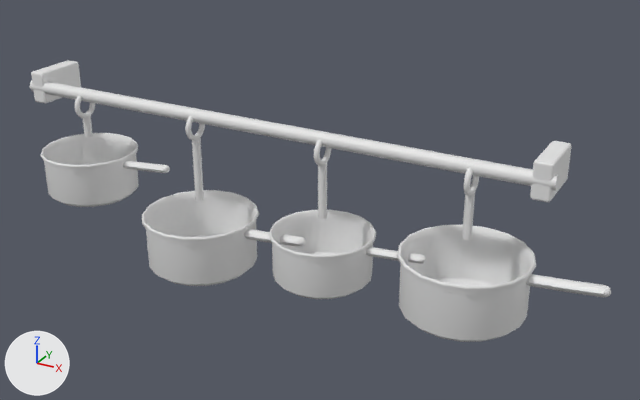
Renders of the glTF model src/assets/models/furniture/hangingPots.glb from each side of a commit.
Before and after are seen from a camera (50 mm lens) standing at (0.763, -1.249, 0.988) and looking at (0.102, -0.047, 0.387). Arrows for +X, +Y and +Z are at lower left; the lights stay in place. The first picture is the older version. Materials are left out; every surface is plain grey. Where no turn or scale is listed for an object, it has been applied to the vertices.

Before the edit, the objects in view are built like this:
```python
me_mesh_0 = bpy.data.meshes.new('Mesh_0')
me_mesh_0.from_pydata(...)  # 894 vertices, 1776 faces; spans x -0.5..0.5, y -0.105..0.01, z -0.085..-0.01
me_mesh_0.materials.append(mat_mat_iron_ffffff)
me_mesh_1 = bpy.data.meshes.new('Mesh_1')
me_mesh_1.from_pydata(...)  # 1168 vertices, 2096 faces; spans x -0.464..0.594, y -0.186..0.026, z -0.327..-0.08
me_mesh_1.materials.append(mat_mat_copper_ffffff)
ob_mesh_0 = bpy.data.objects.new('Mesh_0', me_mesh_0)
ob_mesh_0.location = (0.0, 0.0, 0.55)
ob_mesh_1 = bpy.data.objects.new('Mesh_1', me_mesh_1)
ob_mesh_1.location = (0.0, 0.0, 0.55)
```
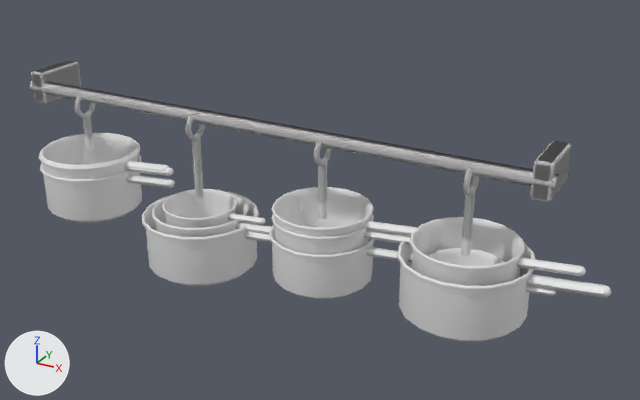
Where the newer file only moved an object's origin or applied its transform, the numbers keep the older frame.

The edits, one by one:
Mesh me_mesh_5 is new.
It has 1168 vertices, 2096 faces and spans x -0.468..0.555, y -0.174..0.014, z 0.28..0.47.
Mesh me_mesh_3 is new.
It has 584 vertices, 1048 faces and spans x -0.468..0.516, y -0.175..0.015, z 0.276..0.47.
Mesh me_mesh_2 is new.
It has 1478 vertices, 2824 faces and spans x -0.5..0.5, y -0.167..0.01, z 0.25..0.54.
Object 'Mesh_5' (ob_mesh_5) is new; it shows me_mesh_5.
Its location is (0.0, 0.0, 0.0).
Object 'Mesh_3' (ob_mesh_3) is new; it shows me_mesh_3.
Its location is (0.0, 0.0, 0.0).
Object 'Mesh_2' (ob_mesh_2) is new; it shows me_mesh_2.
Its location is (0.0, 0.0, 0.0).

Pixel boxes [x1, y1, x2, y2] of what changed, in the pictures (640 x 400 px):
'Mesh_2', added: after [29, 60, 572, 255]
'Mesh_5', added: after [39, 115, 586, 286]
'Mesh_3', added: after [40, 115, 556, 296]
'Mesh_0', unchanged, covered by the edit: before [29, 60, 572, 202]
